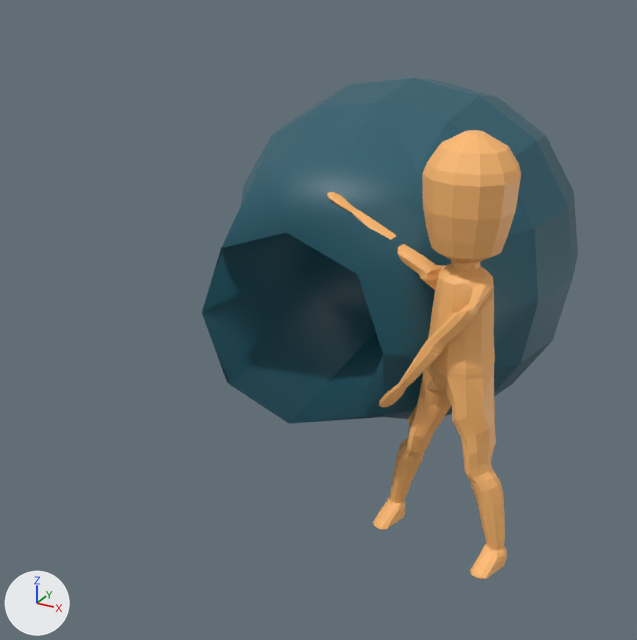
The OBJ model Resources/Model/collect/collect.obj, before and after one commit.
One viewpoint serves both versions: a camera (50 mm lens) standing at (1.6, -3.75, 2.3) and looking at (-0.24, -0.41, 0.63). Lighting does not change. The marker at lower left points along +X, +Y and +Z. Where no turn or scale is listed for an object, it has been applied to the vertices. Vertices at the same position are counted once.

The first picture shows '立方体.001', '胴_円.003'.
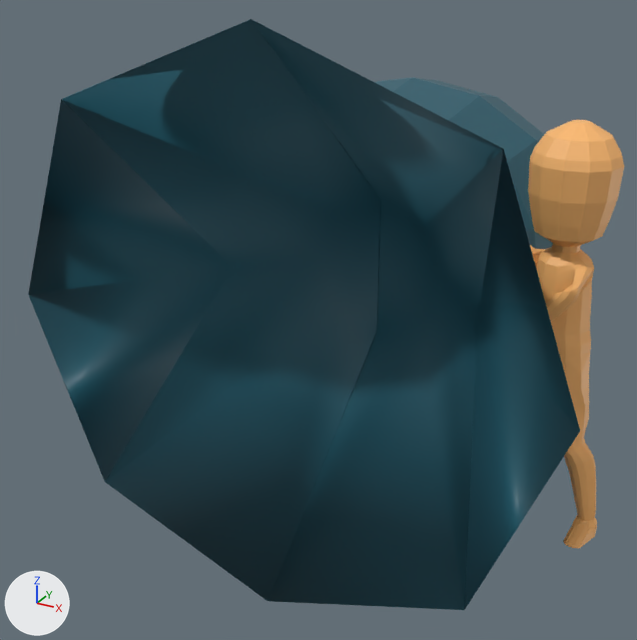
Location of each change, (x1, y1, x2, y2) in pixels of the pictures (637 x 640 px; the box of a moved part takes in the faces that stretch with it):
'立方体.001', reshaped (47% wider, 71% taller)
    before: (202, 78, 578, 424)
    after: (28, 19, 580, 610)
'胴_円.003', mesh moved
    before: (327, 130, 521, 579)
    after: (528, 120, 624, 548)
part 1 of me_立方体_001, moved or reshaped
    before: (202, 154, 451, 424)
    after: (28, 19, 580, 610)

The edits, one by one:
me_立方体_001 is used by ob_立方体_001; location (0.0, 0.0, 0.0).
me_立方体_001 had 116 vertices, 238 faces and spanned x -0.85..0.8, y -1.05..0.91, z 0.04..1.69.
me_立方体_001 now has 116 vertices, 238 faces and spans x -1.21..1.16, y -1.25..0.91, z -0.31..2.04.
Part 1, on me_立方体_001:
4 vertices are removed from x -0.44..0.38, y -1.05, z 0.46..1.27.
28 faces are deleted.
4 vertices move from x -0.33..0.27, y -1.05, z 0.57..1.16 to x -0.89..0.83, y -1.25, z 0.01..1.72.
4 vertices are added at (-0.03, -1.25, -0.31), (-1.21, -1.25, 0.87), (-0.03, -1.25, 2.04), (1.16, -1.25, 0.87).
28 new faces join them.
me_胴_円_003 has 1290 vertices, 2528 faces, 1 loose edge and spans x 0.02..0.88, y -1.07..-0.67, z 0.0..1.67.
me_胴_円_003 is used by ob_胴_円_003; location (0.0, 0.0, 0.0).
me_胴_円_003 part 2: the whole mesh is moved by (0.27, 0.36, 0.0).
